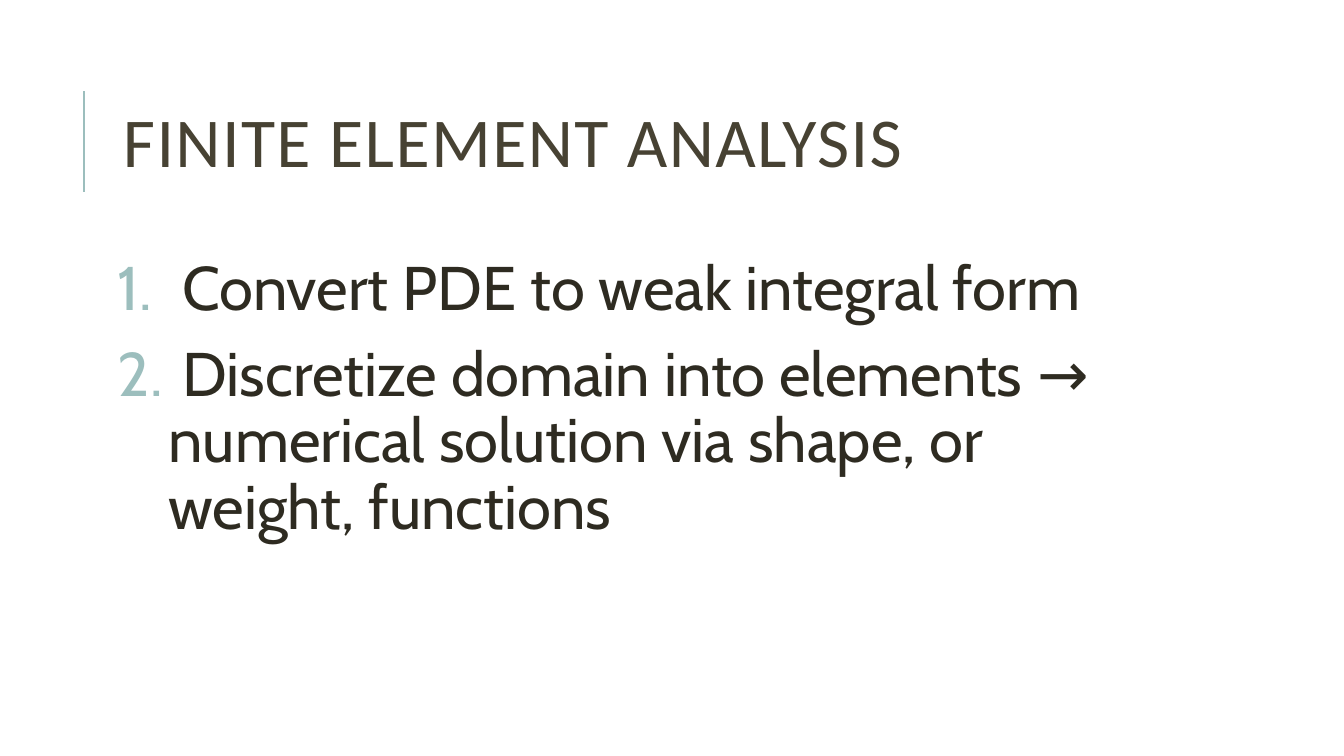
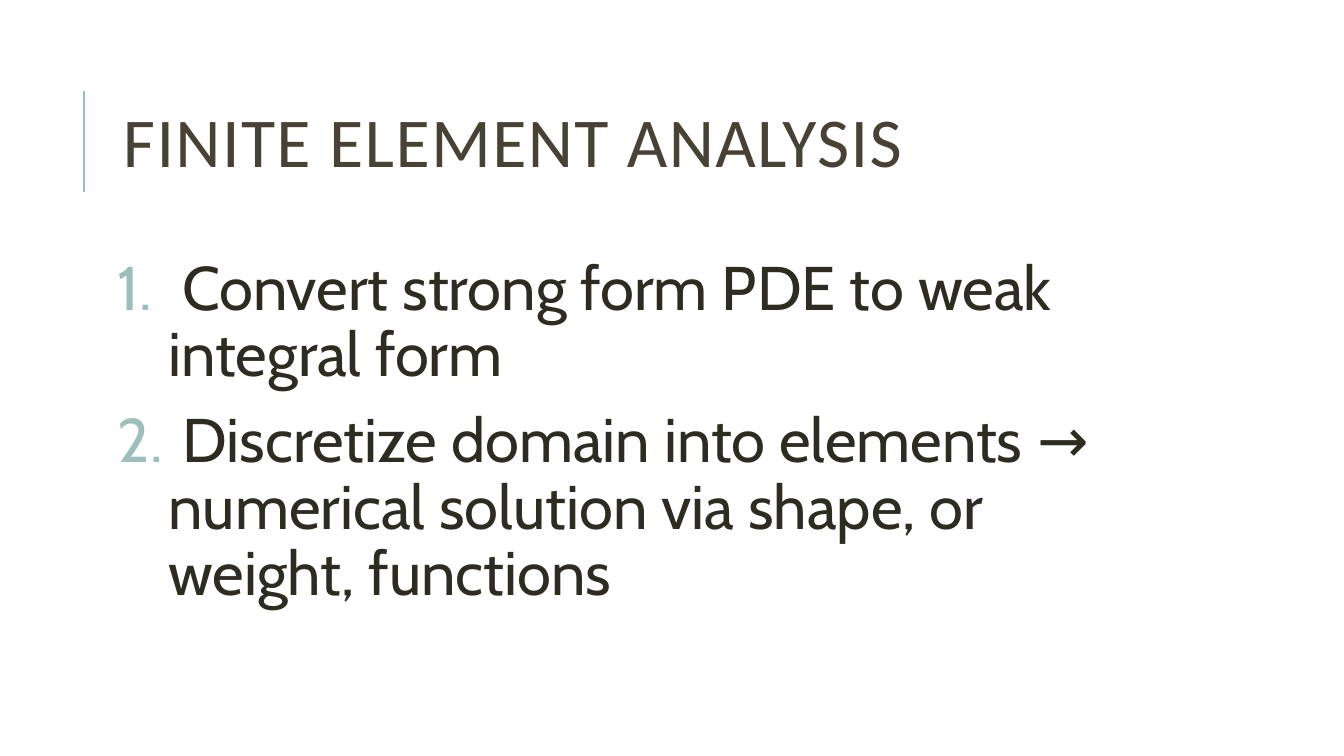
Before and after one commit to mblai35/Phase-FieldModelingFEM, a slide deck: slide 3 of PFMFEM.pptx. Drawn at 1344x756 pixels with LibreOffice and Linux fonts; fonts in the diff are those of the drawing. Boxes give left, top, right and bottom in pixels: in the first picture for what was removed or moved away, otherwise in the second. Text is boxed around its words. In the diff, an @@ line names an element or a change of style, - is before the commit and + after.

```diff
--- a/PFMFEM.pptx
+++ b/PFMFEM.pptx
@@ text at bbox=[168, 263, 1051, 390]: text changed @@
-1. Convert PDE to weak integral form
+1. Convert strong form PDE to weak integral form
```
Also in this commit, not shown: 3 other slides changed, 2 slides added, 2 other files.
